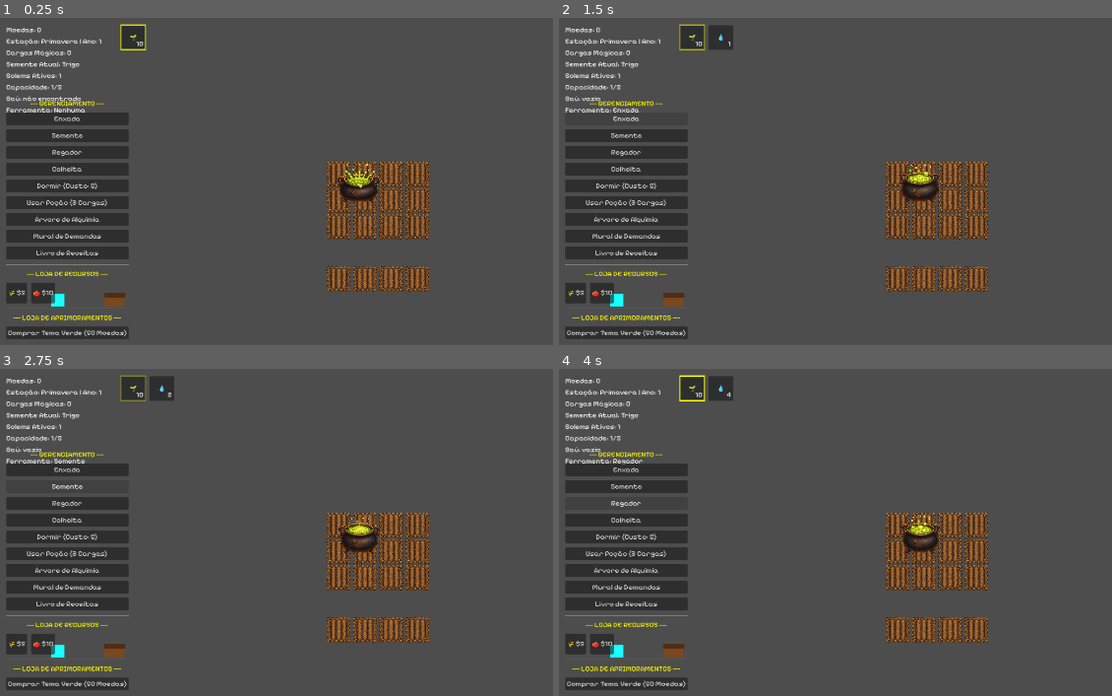
Above: before the commit, frames 1-4 (two rows, left to right).
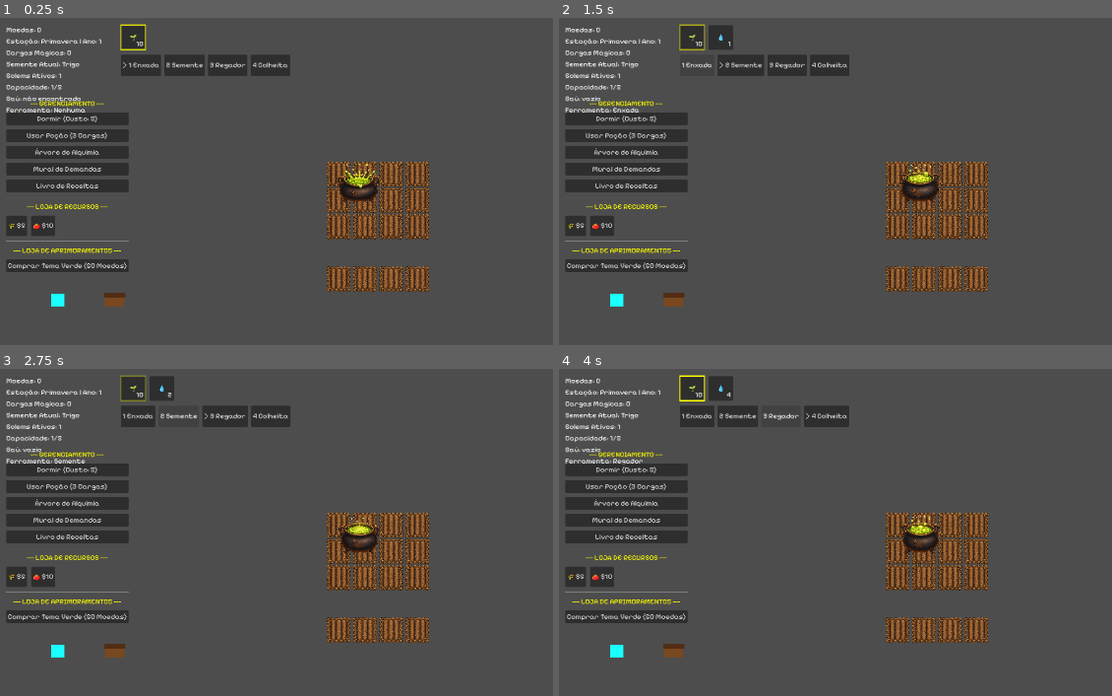
Above: after the commit, the same moments.

Repository: LeandroSatsuki/Cauldron-Crops
Game: Godot game, scene res://Scenes/Main.tscn
Two runs of this game, one before a commit and one after it. Both use one fixed random seed, a clock stepped at 60 frames per second and the inputs below.
Inputs:
- Up to frame 1 (0.25 s): no input
- Up to frame 2 (1.5 s): click "Enxada" (after the commit: "> 1 Enxada") at 0.5 s; click "Enxada" (after the commit: "1 Enxada") at 1.25 s
- Up to frame 3 (2.75 s): click "Semente" (after the commit: "> 2 Semente") at 2 s
- Up to frame 4 (4 s): click "Semente" (after the commit: "2 Semente") at 2.75 s; click "Regador" (after the commit: "> 3 Regador") at 3.5 s

The runs differ from the first frame. In frame 1, 7.6% of the frame differs, in the area x 1-53%, y 11-99%; in frame 2, 7.2%; in frame 3, 7.2%; in frame 4, 7.2%.

Commit message:
ui: organiza barra de ferramentas

Diff:
--- a/Scenes/UI.tscn
+++ b/Scenes/UI.tscn
@@ -47,6 +47,30 @@
 layout_mode = 2
 text = "Ferramenta: Nenhuma"
 
+[node name="ToolBarPanel" type="HBoxContainer" parent="." unique_id=1730001000]
+offset_left = 300.0
+offset_top = 92.0
+offset_right = 720.0
+offset_bottom = 144.0
+theme = ExtResource("3_pixeltheme")
+theme_override_constants/separation = 8
+
+[node name="BtnToolHoe" type="Button" parent="ToolBarPanel" unique_id=1730000002]
+layout_mode = 2
+text = "1 Enxada"
+
+[node name="BtnToolSeed" type="Button" parent="ToolBarPanel" unique_id=1730000003]
+layout_mode = 2
+text = "2 Semente"
+
+[node name="BtnToolWateringCan" type="Button" parent="ToolBarPanel" unique_id=1730000004]
+layout_mode = 2
+text = "3 Regador"
+
+[node name="BtnToolHarvest" type="Button" parent="ToolBarPanel" unique_id=1730000005]
+layout_mode = 2
+text = "4 Colheita"
+
 [node name="LeftPanel" type="VBoxContainer" parent="." unique_id=1703485619]
 offset_left = 20.0
 offset_top = 200.0
@@ -60,22 +84,6 @@
 layout_mode = 2
 text = "--- GERENCIAMENTO ---"
 horizontal_alignment = 1
-
-[node name="BtnToolHoe" type="Button" parent="LeftPanel" unique_id=1730000002]
-layout_mode = 2
-text = "Enxada"
-
-[node name="BtnToolSeed" type="Button" parent="LeftPanel" unique_id=1730000003]
-layout_mode = 2
-text = "Semente"
-
-[node name="BtnToolWateringCan" type="Button" parent="LeftPanel" unique_id=1730000004]
-layout_mode = 2
-text = "Regador"
-
-[node name="BtnToolHarvest" type="Button" parent="LeftPanel" unique_id=1730000005]
-layout_mode = 2
-text = "Colheita"
 
 [node name="DormirButton" type="Button" parent="LeftPanel" unique_id=2091208078]
 layout_mode = 2
--- a/Scripts/UI.gd
+++ b/Scripts/UI.gd
@@ -16,10 +16,11 @@
 @onready var usar_pocao_button: Button = $LeftPanel/UsarPocaoButton
 @onready var dormir_button: Button = $LeftPanel/DormirButton
 @onready var comprar_cosmetico_button: Button = $LeftPanel/ComprarCosmeticoButton
-@onready var tool_hoe_button: Button = $LeftPanel/BtnToolHoe
-@onready var tool_seed_button: Button = $LeftPanel/BtnToolSeed
-@onready var tool_watering_can_button: Button = $LeftPanel/BtnToolWateringCan
-@onready var tool_harvest_button: Button = $LeftPanel/BtnToolHarvest
+@onready var tool_bar_panel: HBoxContainer = $ToolBarPanel
+@onready var tool_hoe_button: Button = $ToolBarPanel/BtnToolHoe
+@onready var tool_seed_button: Button = $ToolBarPanel/BtnToolSeed
+@onready var tool_watering_can_button: Button = $ToolBarPanel/BtnToolWateringCan
+@onready var tool_harvest_button: Button = $ToolBarPanel/BtnToolHarvest
 @onready var comprar_trigo_button: Button = $LeftPanel/GridSementes/ComprarTrigoButton
 @onready var comprar_verao_button: Button = $LeftPanel/GridSementes/ComprarVeraoButton
 @onready var abrir_skill_tree_button: Button = $LeftPanel/AbrirSkillTreeButton
@@ -187,6 +188,7 @@
 
 	# Inicializa
 	verificar_e_atualizar_inventario()
+	atualizar_toolbar_ferramentas()
 	atualizar_status_jogo()
 
 func _input(event: InputEvent) -> void:
@@ -283,6 +285,33 @@
 		chest_status_label.text = "Baú: %s" % _obter_status_bau_vila()
 	if tool_label:
 		tool_label.text = "Ferramenta: %s" % _obter_nome_ferramenta_ativa()
+	atualizar_toolbar_ferramentas()
+
+func atualizar_toolbar_ferramentas() -> void:
+	if tool_bar_panel:
+		tool_bar_panel.mouse_filter = Control.MOUSE_FILTER_IGNORE
+
+	_atualizar_texto_botao_ferramenta(tool_hoe_button, "1 Enxada", _is_tool_active(0))
+	_atualizar_texto_botao_ferramenta(tool_seed_button, "2 Semente", _is_tool_active(1))
+	_atualizar_texto_botao_ferramenta(tool_watering_can_button, "3 Regador", _is_tool_active(2))
+	_atualizar_texto_botao_ferramenta(tool_harvest_button, "4 Colheita", _is_tool_active(3))
+
+func _atualizar_texto_botao_ferramenta(button: Button, texto_base: String, ativa: bool) -> void:
+	if button == null:
+		return
+
+	if ativa:
+		button.text = "> %s" % texto_base
+	else:
+		button.text = texto_base
+
+func _is_tool_active(tool_index: int) -> bool:
+	var tool_manager: Node = _obter_tool_manager()
+	if tool_manager == null or not tool_manager.has_method("get_active_tool"):
+		return false
+
+	var active_tool_value: int = int(tool_manager.call("get_active_tool"))
+	return active_tool_value == tool_index
 
 func _obter_status_bau_vila() -> String:
 	var chests: Array = get_tree().get_nodes_in_group("village_chest")
@@ -593,6 +622,7 @@
 		tool_manager.call("select_hoe")
 	else:
 		push_warning("UI: ToolManager nao encontrado.")
+	atualizar_toolbar_ferramentas()
 	atualizar_status_jogo()
 
 func _selecionar_semente() -> void:
@@ -601,6 +631,7 @@
 		tool_manager.call("select_seed")
 	else:
 		push_warning("UI: ToolManager nao encontrado.")
+	atualizar_toolbar_ferramentas()
 	atualizar_status_jogo()
 
 func _selecionar_regador() -> void:
@@ -609,6 +640,7 @@
 		tool_manager.call("select_watering_can")
 	else:
 		push_warning("UI: ToolManager nao encontrado.")
+	atualizar_toolbar_ferramentas()
 	atualizar_status_jogo()
 
 func _selecionar_colheita() -> void:
@@ -617,6 +649,7 @@
 		tool_manager.call("select_harvest")
 	else:
 		push_warning("UI: ToolManager nao encontrado.")
+	atualizar_toolbar_ferramentas()
 	atualizar_status_jogo()
 
 func _on_tool_seed_button_pressed() -> void:
